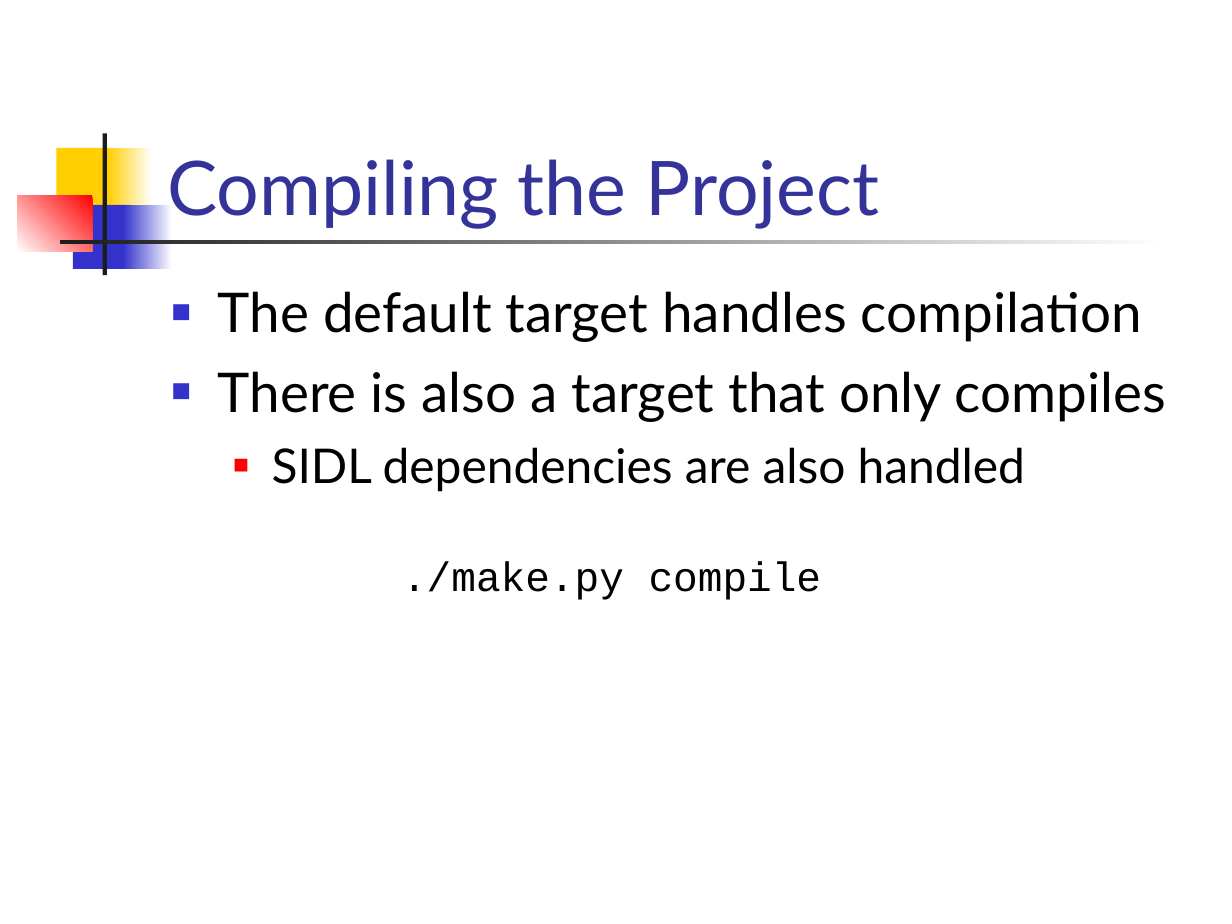
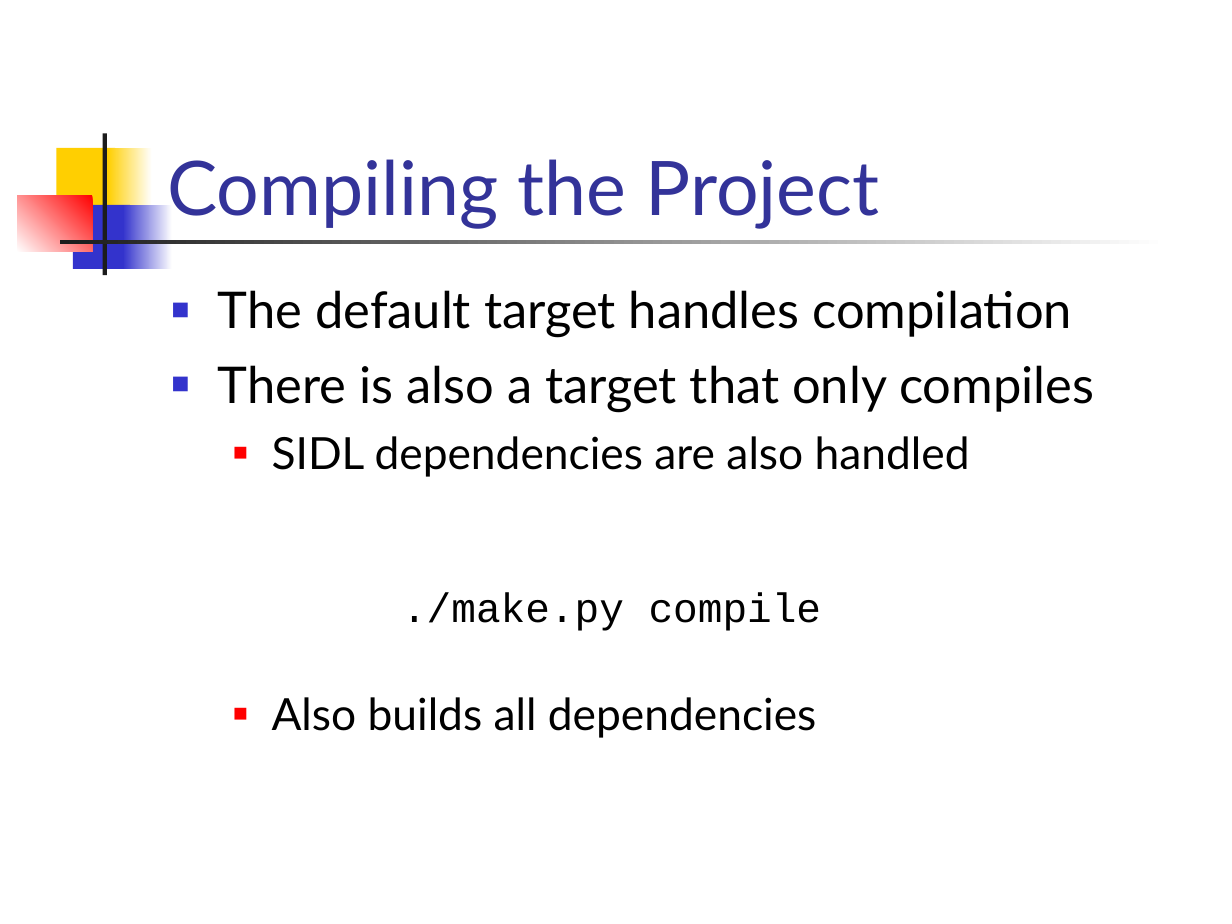
Before and after one commit to CloudComputer/petsc-BuildSystem, a slide deck: slide 8 of docs/tutorials/DevelopingApplicationsWithSIDL.ppt. Drawn at 1232x924 pixels with LibreOffice and Linux fonts; fonts in the diff are those of the drawing. Boxes give left, top, right and bottom in pixels: in the first picture for what was removed or moved away, otherwise in the second. Text is boxed around its words. In the diff, an @@ line names an element or a change of style, - is before the commit and + after.

Commit message:
bk-changeset-1.629 knepley@khan.mcs.anl.gov|ChangeSet|20030514124205|13746 ChangeSet   1.629 03/05/14 07:42:05 knepley@khan.mcs.anl.gov +1 -0   Tutorial update
  docs/tutorials/DevelopingApplicationsWithSIDL.ppt
    1.2 03/05/14 07:42:05 knepley@khan.mcs.anl.gov +795 -670
    Added stuff about compiled drivers

```diff
--- a/docs/tutorials/DevelopingApplicationsWithSIDL.ppt
+++ b/docs/tutorials/DevelopingApplicationsWithSIDL.ppt
@@ text at (218, 290, 1094, 477): size 32 to 29.6 pt in "The default target handles compilation", "There is also a target that only ..."; size 28 to 25.9 pt in "SIDL dependencies are also handled" @@
@@ text "./make.py compile": place and size @@
-text "./make.py compile" at (402, 561, 822, 600)
+text "./make.py compile" at (402, 592, 822, 631)
@@ text at (272, 697, 817, 738): paragraph added @@
+  ■ Also builds all dependencies
```
Also in this commit, not shown: 4 slides added.
